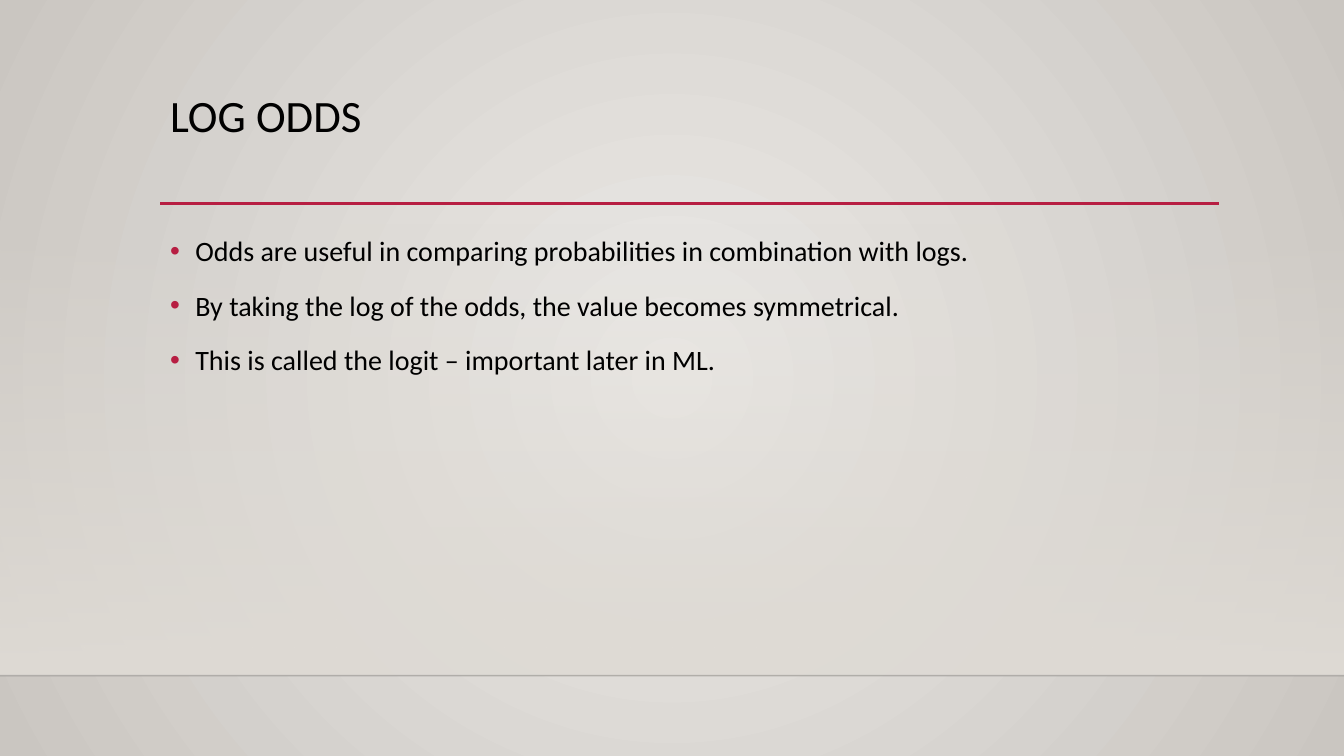
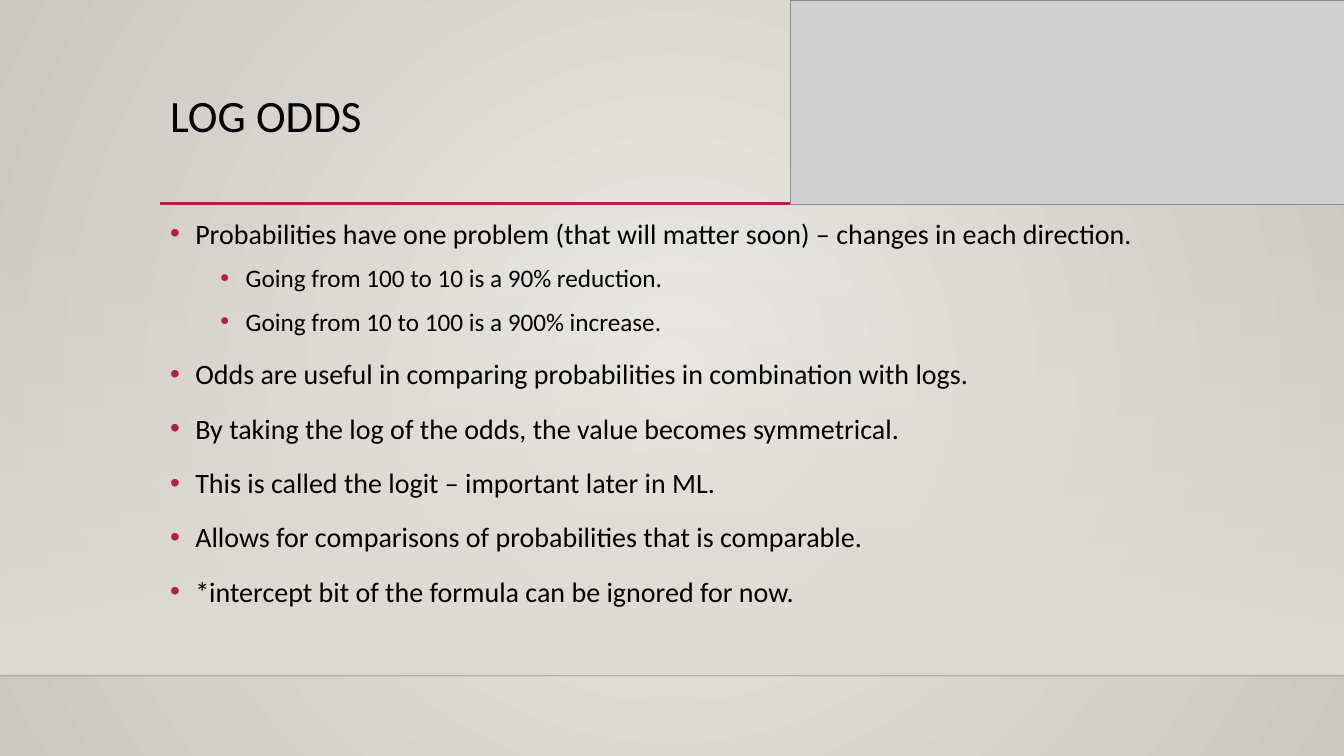
Before and after one commit to AkeemSemperDataScience/Basic_Stats_in_Python_Student_Repository, a slide deck: slide 25 of reference_material/slides/013_Probability_and_Bayes.pptx (slide 11 before the commit). Drawn at 1344x756 pixels with LibreOffice and Linux fonts; fonts in the diff are those of the drawing; grey boxes stand for pictures; background and template pictures are left out. Boxes give left, top, right and bottom in pixels: in the first picture for what was removed or moved away, otherwise in the second. Text is boxed around its words. In the diff, an @@ line names an element or a change of style, - is before the commit and + after.

```diff
--- a/reference_material/slides/013_Probability_and_Bayes.pptx
+++ b/reference_material/slides/013_Probability_and_Bayes.pptx
@@ picture added at <box>790,0,1344,205</box> @@
@@ text "Probabilities have one problem (that ...": place and size @@
-text "Probabilities have one problem (that ..." at <box>195,241,968,375</box>
+text "Probabilities have one problem (that ..." at <box>195,223,1132,607</box>
@@ text at <box>195,223,1132,336</box>: paragraphs added @@
+• Probabilities have one problem (that will matter soon) – changes in each direction.
+  • Going from 100 to 10 is a 90% reduction.
+  • Going from 10 to 100 is a 900% increase.
@@ text at <box>195,527,862,607</box>: paragraphs added @@
+• Allows for comparisons of probabilities that is comparable.
+• *intercept bit of the formula can be ignored for now.
```
Also in this commit, not shown: 5 other slides changed, 14 slides added, 12 other files.
